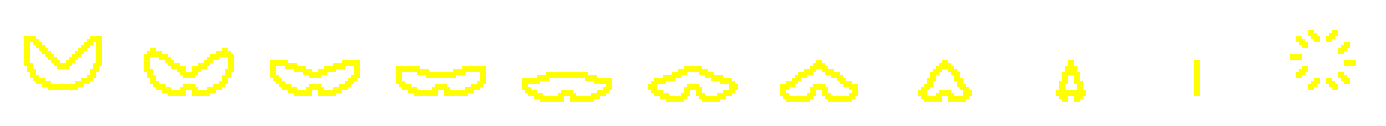
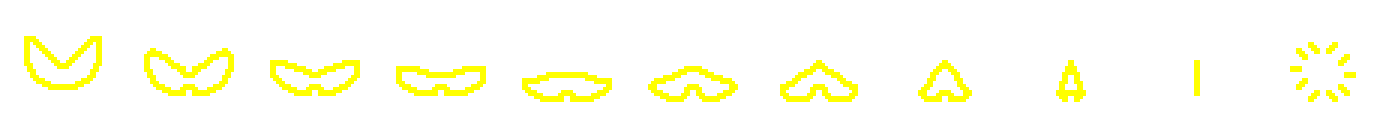
The second 1386 × 126 image is a revision of the first. Changes to its layers:
added layer "Pasted Layer" above "deathTextureModern.png" over [1290, 42, 1356, 102]
painted on "deathTextureModern.png" over [1290, 30, 1356, 90]
